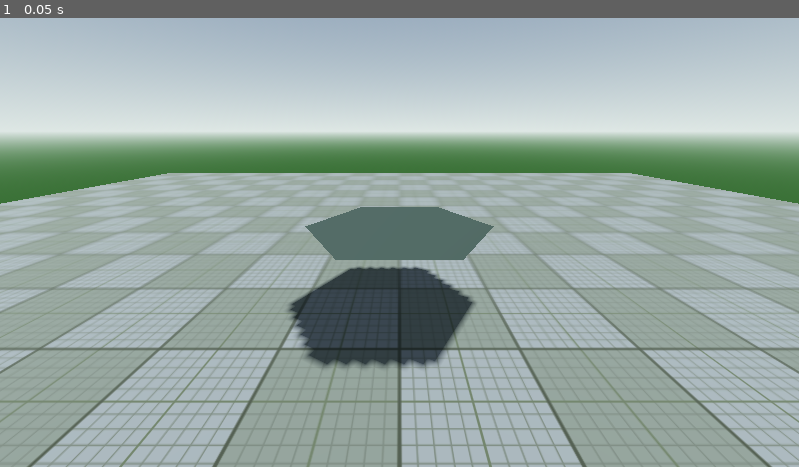
Above: before the commit, frame 1.
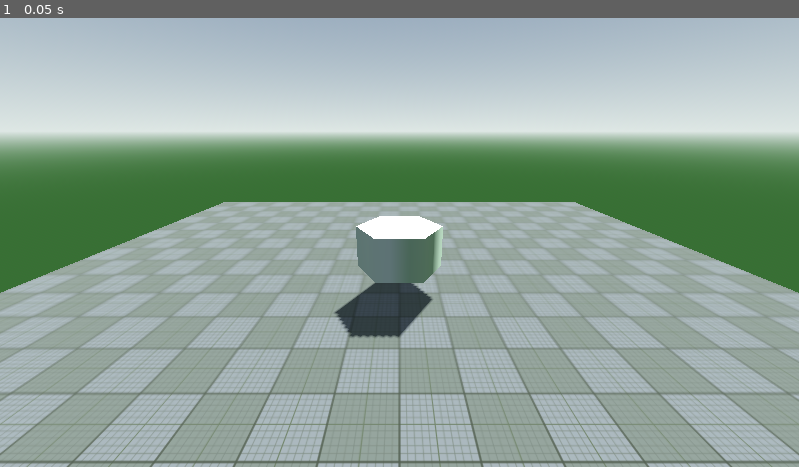
Above: after the commit, the same moment.

Repository: LauraSfer/MeinErstesGameRepo
Game: Godot game, scene res://main_2.tscn
Same seed, same stepped clock (60 frames per second), same inputs: the game is played once before the commit and once after it.
Inputs:
- Up to frame 1 (0.05 s): no input

The runs differ from the first frame. In frame 1, 33% of the frame differs, in the area x 0-100%, y 34-100%.

Commit message:
Zylinder1

Diff:
--- a/mein-erstes-cg/main_2.tscn
+++ b/mein-erstes-cg/main_2.tscn
@@ -44,4 +44,4 @@
 script = ExtResource("2_acxvi")
 
 [node name="Camera3D" type="Camera3D" parent="." unique_id=950596218]
-transform = Transform3D(1, 0, 0, 0, 0.9347389, 0.3553354, 0, -0.3553354, 0.9347389, 0, 0.9446626, 2.9626389)
+transform = Transform3D(1, 0, 0, 0, 0.9347389, 0.3553354, 0, -0.3553354, 0.9347389, 0, 3.0320792, 6.3912697)
--- a/mein-erstes-cg/proc_geo.gd
+++ b/mein-erstes-cg/proc_geo.gd
@@ -5,48 +5,148 @@
 func _ready() -> void:
 	var radius = 1
 	var segments = 6
+	var height = 1.0
 	var delta = TAU / segments #2*PI für 360
+	########################################################
+	var verts_top = PackedVector3Array() #enthält eckdaten
+	var Indices_top = PackedInt32Array()
+	var norms_top = PackedVector3Array()
 
-	var verts = PackedVector3Array() #enthält eckdaten
-	verts.append(Vector3(radius,0,0))
+	var verts_bottom = PackedVector3Array() #enthält eckdaten
+	var Indices_bottom = PackedInt32Array()
+	var norms_bottom = PackedVector3Array()
+
+	var verts_side = PackedVector3Array() #enthält eckdaten
+	var Indices_side = PackedInt32Array()
+	var norms_side = PackedVector3Array()
+
+	######################################################
+
+	verts_top.append(Vector3(radius,height,0))
+	norms_top.append(Vector3(0, 1, 0))
 	for i in range(1, segments):
 		var x = radius * cos(i*delta)
 		var z = radius * sin(i*delta)
 		print("Punkt" + str(i) + ": (" + str(x) + ", 0, " + str(z) + ")")
 
 		#TODO: Füge punkte in den verts array ein
-		verts.append(Vector3(x, 0, z))
+		verts_top.append(Vector3(x, height, z))
+		norms_top.append(Vector3(0, 1, 0))
 
-	verts.append(Vector3(0, 0, 0)) # dieswer punkt kriegt immer den index segments
+	verts_bottom.append(Vector3(radius,0,0))
+	norms_bottom.append(Vector3(0, -1, 0))
+	for i in range(1, segments):
+		var x = radius * cos(i*delta)
+		var z = radius * sin(i*delta)
+		print("Punkt" + str(i) + ": (" + str(x) + ", 0, " + str(z) + ")")
 
-	var Indices = PackedInt32Array()
+		#TODO: Füge punkte in den verts array ein
+		verts_bottom.append(Vector3(x, 0, z))
+		norms_bottom.append(Vector3(0, -1, 0))
 
 
 
+
+	verts_side.append(Vector3(radius,height,0))
+	verts_side.append(Vector3(radius,0,0)) #zwei punkte
+
+	norms_side.append(Vector3(1, 0, 0))
+	norms_side.append(Vector3(1, 0, 0))
+	for i in range(1, segments):
+		var x = 1 * cos(i*delta)
+		var z = 1 * sin(i*delta)
+
+		#print("Punkt" + str(i) + ": (" + str(x) + ", 0, " + str(z) + ")")
+		#TODO: Füge punkte in den verts array ein
+		verts_side.append(Vector3(radius*x, height, radius*z))
+		verts_side.append(Vector3(radius*x, 0, radius*z))
+
+		norms_side.append(Vector3(x, 0, z))
+		norms_side.append(Vector3(x, 0, z))
+
+
+	#######################################################
+	verts_top.append(Vector3(0, height, 0)) # dieswer punkt kriegt immer den index segments
+	norms_top.append(Vector3(0, 1, 0))
+
+	verts_bottom.append(Vector3(0, 0, 0)) # dieswer punkt kriegt immer den index segments
+	norms_bottom.append(Vector3(0, -1, 0))
+
+####################################################################
 		#TODO: Füge ein dreieck (drei indices) in indices-array ein
 		# mit den indices aktueller schleifendurchlauf (i) vorangegangener
 		#schleifendurcjlauf (i-1), letzter eintrag im array (segments)
 	for i in range(1, segments):
-		Indices.append(segments)
-		Indices.append(i-1)
-		Indices.append(i)
-
-
-
+		Indices_top.append(segments)
+		Indices_top.append(i-1)
+		Indices_top.append(i)
 
 		#füge das letzte dreieck ein KEINEN eintrag in den verts array
 		#nur drei einträge in den index array
-	Indices.append(segments)
-	Indices.append(segments-1)
-	Indices.append(0)
+	Indices_top.append(segments)
+	Indices_top.append(segments-1)
+	Indices_top.append(0)
 
 
 
 
 
-	var meta_array = [] #meta Array
-	meta_array.resize(Mesh.ARRAY_MAX) #automatische länge
-	meta_array[Mesh.ARRAY_VERTEX] = verts #an stelle 0 automatisch
-	meta_array[Mesh.ARRAY_INDEX] = Indices
-	mesh.add_surface_from_arrays(Mesh.PRIMITIVE_TRIANGLES, meta_array)
+	for i in range(1, segments):
+		Indices_bottom.append(i)
+		Indices_bottom.append(i-1)
+		Indices_bottom.append(segments)
+		#füge das letzte dreieck ein KEINEN eintrag in den verts array
+		#nur drei einträge in den index array
+	Indices_bottom.append(0)
+	Indices_bottom.append(segments-1)
+	Indices_bottom.append(segments)
+
+
+
+
+	for i in range(1, segments):
+		Indices_side.append((i-1)*2)
+		Indices_side.append((i-1)*2+1)
+		Indices_side.append(i*2)
+
+		Indices_side.append((i-1)*2+1)
+		Indices_side.append(i*2+1)
+		Indices_side.append(i*2)
+
+
+		#füge das letzte dreieck ein KEINEN eintrag in den verts array
+		#nur drei einträge in den index array
+	Indices_side.append((segments-1)*2)
+	Indices_side.append((segments-1)*2+1)
+	Indices_side.append(0)
+
+	Indices_side.append((segments-1)*2+1)
+	Indices_side.append(1)
+	Indices_side.append(0)
+	###########################################################################
+
+
+
+	var meta_array_top = [] #meta Array
+	meta_array_top.resize(Mesh.ARRAY_MAX) #automatische länge
+	meta_array_top[Mesh.ARRAY_VERTEX] = verts_top #an stelle 0 automatisch
+	meta_array_top[Mesh.ARRAY_NORMAL]= norms_top
+	meta_array_top[Mesh.ARRAY_INDEX] = Indices_top
+	mesh.add_surface_from_arrays(Mesh.PRIMITIVE_TRIANGLES, meta_array_top)
 	#meta array in surfaces eintragen
+
+	var meta_array_bottom = [] #meta Array
+	meta_array_bottom.resize(Mesh.ARRAY_MAX) #automatische länge
+	meta_array_bottom[Mesh.ARRAY_VERTEX] = verts_bottom #an stelle 0 automatisch
+	meta_array_bottom[Mesh.ARRAY_NORMAL]= norms_bottom
+	meta_array_bottom[Mesh.ARRAY_INDEX] = Indices_bottom
+	mesh.add_surface_from_arrays(Mesh.PRIMITIVE_TRIANGLES, meta_array_bottom)
+
+
+
+	var meta_array_side = [] #meta Array
+	meta_array_side.resize(Mesh.ARRAY_MAX) #automatische länge
+	meta_array_side[Mesh.ARRAY_VERTEX] = verts_side #an stelle 0 automatisch
+	meta_array_side[Mesh.ARRAY_NORMAL]= norms_side
+	meta_array_side[Mesh.ARRAY_INDEX] = Indices_side
+	mesh.add_surface_from_arrays(Mesh.PRIMITIVE_TRIANGLES, meta_array_side)
Not shown, changed: docs/index.html
Not shown, changed: docs/index.pck
